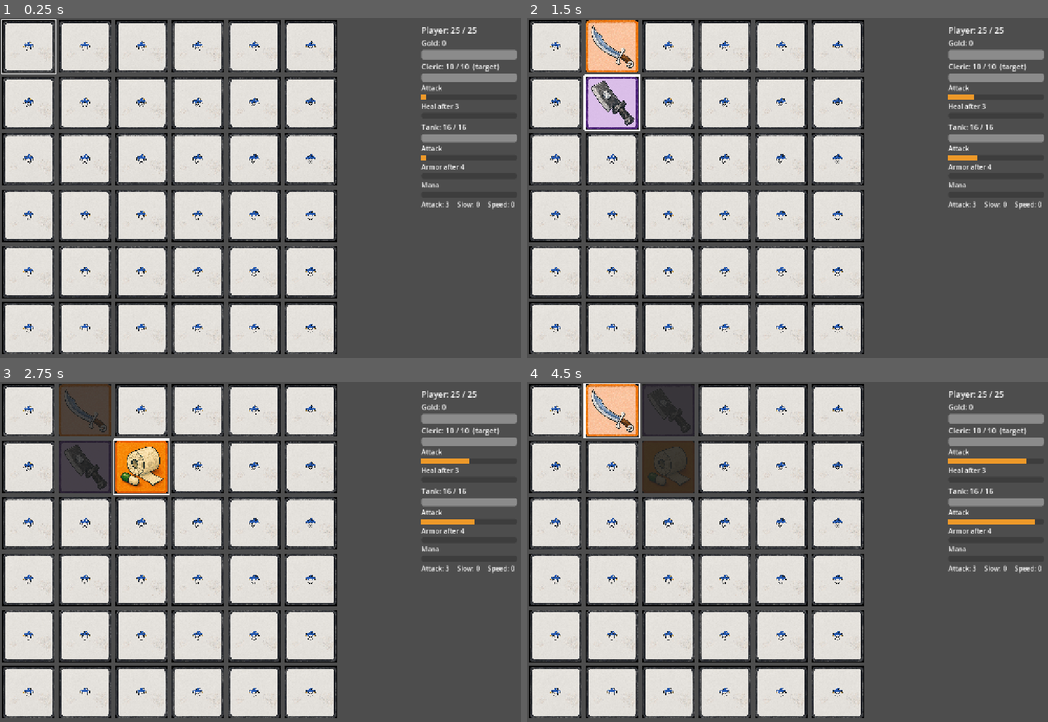
Above: before the commit, frames 1-4 (two rows, left to right).
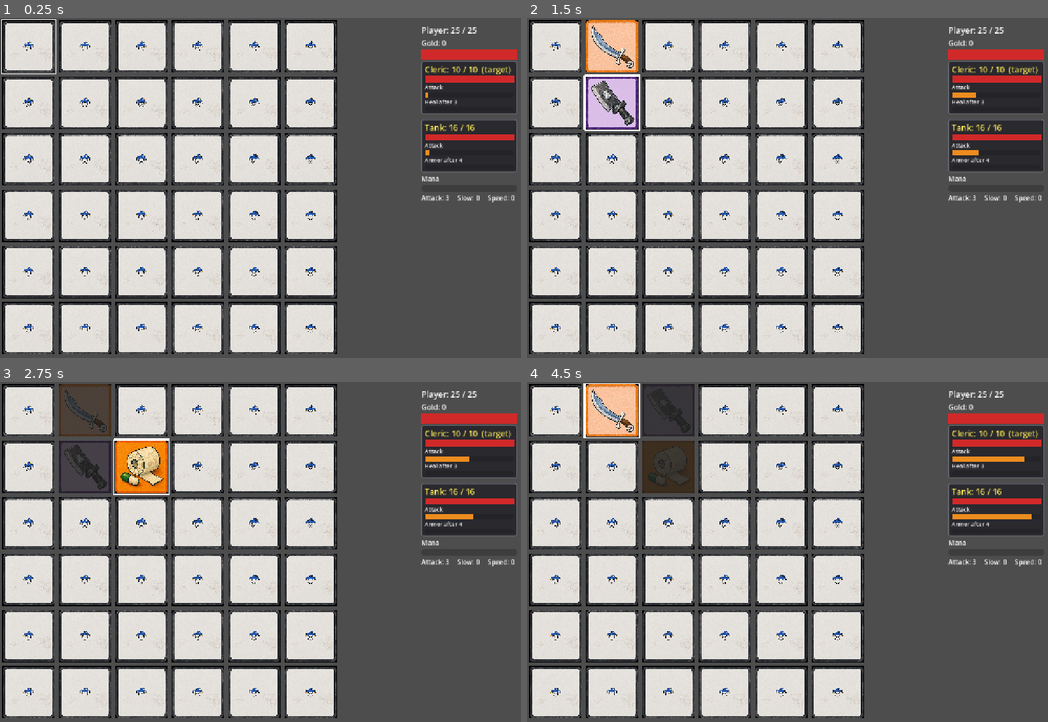
Above: after the commit, the same moments.

Repository: yaakovb/Memory-Game
Game: Godot game, scene res://scenes/main/main.tscn
Two runs of this game, one before a commit and one after it. Both use one fixed random seed, a clock stepped at 60 frames per second and the inputs below.
Inputs:
- Up to frame 1 (0.25 s): no input
- Up to frame 2 (1.5 s): tap Enter at 0.5 s; hold D (move_right) 0.53-1.28 s; hold Space (reveal) 0.53-1.28 s; tap R (restart) at 1.25 s; hold S (move_down) from 1.28 s (still down); tap Space (reveal) at 1.35 s
- Up to frame 3 (2.75 s): tap R (restart) at 2 s; release S (move_down) at 2.03 s; hold D (move_right) from 2.03 s (still down); hold Space (reveal) from 2.03 s (still down)
- Up to frame 4 (4.5 s): tap R (restart) at 2.75, 4.25 s; release D (move_right) at 2.78 s; release Space (reveal) at 2.78 s; hold W (move_up) 2.78-3.53 s; tap Space (reveal) at 2.85, 4.35 s; hold Space (reveal) 3.53-4.28 s; hold A (move_left) from 3.53 s (still down)

The runs differ from the first frame. In frame 1, 6.0% of the frame differs, in the area x 80-100%, y 9-57%; in frame 2, 6.1%; in frame 3, 6.2%; in frame 4, 6.3%.

Commit message:
Color the sidebar bars and box each enemy.
Health is red, the normal attack stays orange, the special is blue, and the enemy name is highlighted inside its own panel.

Co-authored-by: yaakovb <yaakovb@users.noreply.github.com>

Diff:
--- a/memory-game/scenes/ui/enemy_hud_row.tscn
+++ b/memory-game/scenes/ui/enemy_hud_row.tscn
@@ -1,38 +1,70 @@
-[gd_scene format=3 uid="uid://c21ydhbtl16ea"]
+[gd_scene load_steps=6 format=3 uid="uid://c21ydhbtl16ea"]
 
 [ext_resource type="Script" path="res://scripts/ui/enemy_hud_row.gd" id="1_row"]
 
+[sub_resource type="StyleBoxFlat" id="StyleBoxFlat_panel"]
+content_margin_left = 8.0
+content_margin_top = 6.0
+content_margin_right = 8.0
+content_margin_bottom = 6.0
+bg_color = Color(0.16, 0.16, 0.18, 1)
+border_width_left = 2
+border_width_top = 2
+border_width_right = 2
+border_width_bottom = 2
+border_color = Color(0.45, 0.45, 0.5, 1)
+corner_radius_top_left = 4
+corner_radius_top_right = 4
+corner_radius_bottom_right = 4
+corner_radius_bottom_left = 4
+
+[sub_resource type="StyleBoxFlat" id="StyleBoxFlat_hp"]
+bg_color = Color(0.82, 0.16, 0.16, 1)
+
 [sub_resource type="StyleBoxFlat" id="StyleBoxFlat_attack"]
-bg_color = Color(0.92941177, 0.6, 0.16078432, 1)
+bg_color = Color(0.93, 0.55, 0.12, 1)
 
-[node name="EnemyHudRow" type="VBoxContainer"]
+[sub_resource type="StyleBoxFlat" id="StyleBoxFlat_special"]
+bg_color = Color(0.25, 0.48, 0.95, 1)
+
+[node name="EnemyHudRow" type="PanelContainer"]
+theme_override_styles/panel = SubResource("StyleBoxFlat_panel")
 script = ExtResource("1_row")
 
-[node name="NameLabel" type="Label" parent="."]
+[node name="Body" type="VBoxContainer" parent="."]
 layout_mode = 2
-theme_override_font_sizes/font_size = 18
+theme_override_constants/separation = 2
+
+[node name="NameLabel" type="Label" parent="Body"]
+layout_mode = 2
+theme_override_colors/font_color = Color(1, 0.92, 0.35, 1)
+theme_override_font_sizes/font_size = 20
 text = "Enemy"
 
-[node name="HPBar" type="ProgressBar" parent="."]
-custom_minimum_size = Vector2(200, 20)
+[node name="HPBar" type="ProgressBar" parent="Body"]
+custom_minimum_size = Vector2(200, 16)
 layout_mode = 2
+theme_override_styles/fill = SubResource("StyleBoxFlat_hp")
 show_percentage = false
 
-[node name="AttackLabel" type="Label" parent="."]
+[node name="AttackLabel" type="Label" parent="Body"]
 layout_mode = 2
-text = "Next Attack"
+theme_override_font_sizes/font_size = 14
+text = "Attack"
 
-[node name="AttackBar" type="ProgressBar" parent="."]
-custom_minimum_size = Vector2(200, 14)
+[node name="AttackBar" type="ProgressBar" parent="Body"]
+custom_minimum_size = Vector2(200, 12)
 layout_mode = 2
 theme_override_styles/fill = SubResource("StyleBoxFlat_attack")
 show_percentage = false
 
-[node name="SpecialLabel" type="Label" parent="."]
+[node name="SpecialLabel" type="Label" parent="Body"]
 layout_mode = 2
+theme_override_font_sizes/font_size = 14
 text = "Special"
 
-[node name="SpecialBar" type="ProgressBar" parent="."]
-custom_minimum_size = Vector2(200, 14)
+[node name="SpecialBar" type="ProgressBar" parent="Body"]
+custom_minimum_size = Vector2(200, 12)
 layout_mode = 2
+theme_override_styles/fill = SubResource("StyleBoxFlat_special")
 show_percentage = false
--- a/memory-game/scenes/ui/hud.tscn
+++ b/memory-game/scenes/ui/hud.tscn
@@ -1,6 +1,9 @@
-[gd_scene format=3 uid="uid://bi7p1c75skwe2"]
+[gd_scene load_steps=3 format=3 uid="uid://bi7p1c75skwe2"]
 
 [ext_resource type="Script" uid="uid://d282tnden6byg" path="res://scripts/ui/hud.gd" id="1_hud_script"]
+
+[sub_resource type="StyleBoxFlat" id="StyleBoxFlat_player_hp"]
+bg_color = Color(0.82, 0.16, 0.16, 1)
 
 [node name="HUD" type="CanvasLayer" unique_id=34967848]
 script = ExtResource("1_hud_script")
@@ -28,13 +31,14 @@
 [node name="PlayerHPBar" type="ProgressBar" parent="VBoxContainer" unique_id=1009565891]
 custom_minimum_size = Vector2(200, 24)
 layout_mode = 2
+theme_override_styles/fill = SubResource("StyleBoxFlat_player_hp")
 max_value = 20.0
 value = 20.0
 show_percentage = false
 
 [node name="EnemyList" type="VBoxContainer" parent="VBoxContainer" unique_id=2116066843]
 layout_mode = 2
-theme_override_constants/separation = 8
+theme_override_constants/separation = 12
 
 [node name="ManaLabel" type="Label" parent="VBoxContainer" unique_id=1748038155]
 layout_mode = 2
--- a/memory-game/scripts/ui/enemy_hud_row.gd
+++ b/memory-game/scripts/ui/enemy_hud_row.gd
@@ -1,12 +1,12 @@
 class_name EnemyHudRow
-extends VBoxContainer
+extends PanelContainer
 
-@onready var _name_label: Label = $NameLabel
-@onready var _hp_bar: ProgressBar = $HPBar
-@onready var _attack_label: Label = $AttackLabel
-@onready var _attack_bar: ProgressBar = $AttackBar
-@onready var _special_label: Label = $SpecialLabel
-@onready var _special_bar: ProgressBar = $SpecialBar
+@onready var _name_label: Label = $Body/NameLabel
+@onready var _hp_bar: ProgressBar = $Body/HPBar
+@onready var _attack_label: Label = $Body/AttackLabel
+@onready var _attack_bar: ProgressBar = $Body/AttackBar
+@onready var _special_label: Label = $Body/SpecialLabel
+@onready var _special_bar: ProgressBar = $Body/SpecialBar
 
 var _enemy: Enemy
 var _is_target := false
